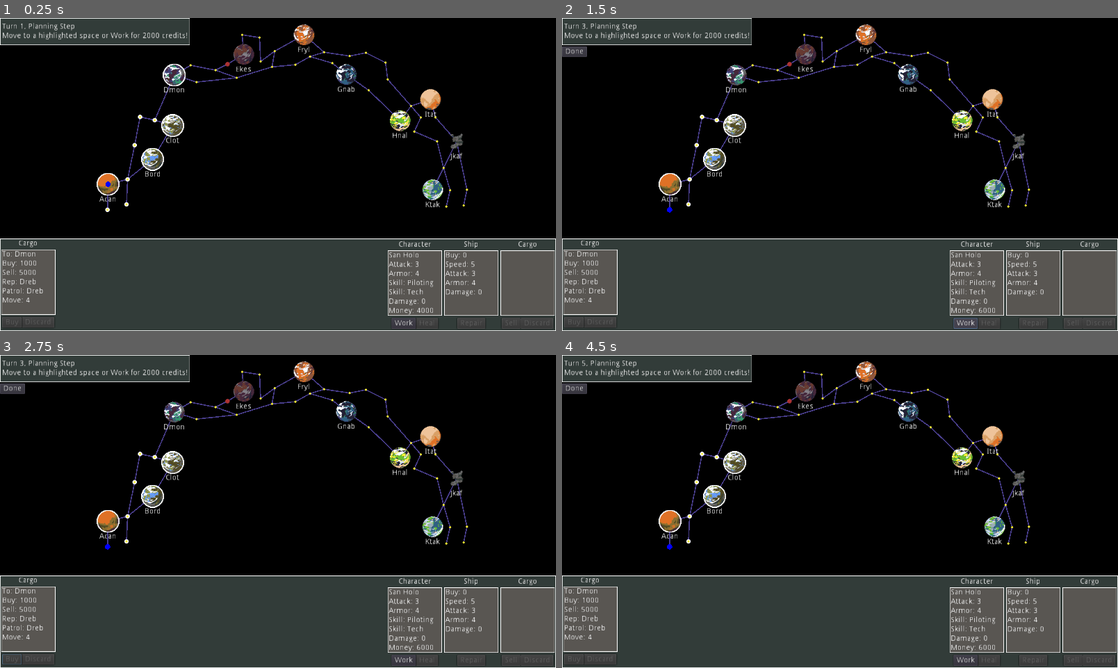
Above: before the commit, frames 1-4 (two rows, left to right).
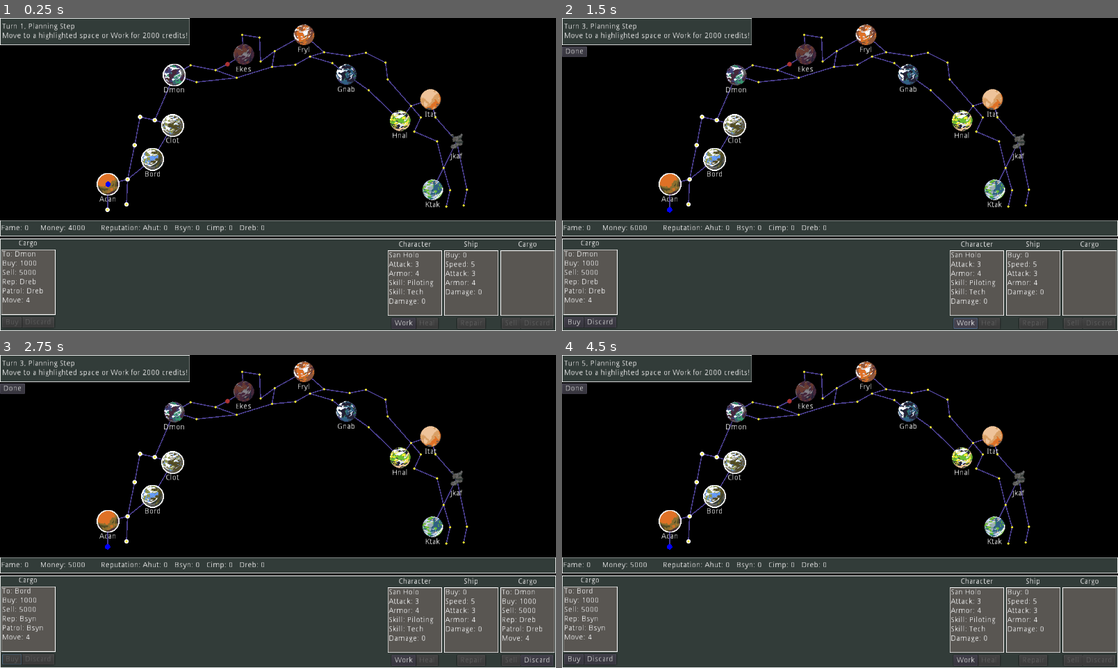
Above: after the commit, the same moments.

Repository: kosinaz/20-parsecs
Game: Godot game, scene res://scenes/ingame.tscn
Same seed, same stepped clock (60 frames per second), same inputs: the game is played once before the commit and once after it.
Inputs (mouse positions are in pixels of both pictures, inside the frame that each line leads up to):
- Up to frame 1 (0.25 s): no input
- Up to frame 2 (1.5 s): click (667, 208) at 0.52 s; click "Work" at 1.25 s
- Up to frame 3 (2.75 s): click (11, 658) at 2 s, where only the run after the commit has a clickable "Buy"
- Up to frame 4 (4.5 s): click (1101, 661) at 2.75 s, where only the run after the commit has a clickable "Discard"; click "Done" at 3.5 s; click (667, 545) at 4.27 s

The runs differ from the first frame. In frame 1, 5.2% of the frame differs, in the area x 0-100%, y 64-95%; in frame 2, 5.2%; in frame 3, 5.5%, in the area x 0-100%, y 64-99%; in frame 4, 5.3%.

Commit message:
add reputation hud

Diff:
--- a/20 Parsecs/scenes/character.gd
+++ b/20 Parsecs/scenes/character.gd
@@ -2,7 +2,6 @@
 
 var _data = {}
 var damage = 0
-var money = 0
 
 func setup(data):
 	_data = data
@@ -14,19 +13,7 @@
 		$"%Label".text += "Skill: " + str(_data.skill2) + "\n"
 	if _data.has("skill3"):
 		$"%Label".text += "Skill: " + str(_data.skill3) + "\n"
-	$"%Label".text += "Damage: " + str(damage) + "\n"
-	$"%Label".text += "Money: " + str(money) + ""
+	$"%Label".text += "Damage: " + str(damage)
 
 func get_data():
 	return _data
-
-func get_money():
-	return money
-
-func increase_money(amount):
-	money += amount
-	setup(_data)
-
-func decrease_money(amount):
-	money -= amount
-	setup(_data)
--- a/20 Parsecs/scenes/ingame.gd
+++ b/20 Parsecs/scenes/ingame.gd
@@ -5,6 +5,7 @@
 var turn = 1
 var planets = [3, 5, 9, 10, 14, 22, 28, 34, 35, 37, 42]
 var planet_names = []
+var bought = false
 
 func _ready():
 	for space in $Spaces.get_children():
@@ -26,7 +27,7 @@
 	market_cargos.shuffle()
 	$"%MarketCargo".setup(market_cargos[0])
 	$"%Character".setup(Characters.new().deck[0])
-	$"%Character".increase_money(4000)
+	$"%Player".increase_money(4000)
 	$"%Ship".setup(Ships.new().deck[0])
 	start_planning()
 
@@ -72,10 +73,21 @@
 	else:
 		$"%TurnIndicator".text = "Turn " + str(turn) + ", Action Step\n"
 		$"%TurnIndicator".text += "Perform any number or no actions, then press Done!"
-		$"%MarketCargoBuy".disabled = $"%Player".current_space.get_node("Label").text == $"%MarketCargo".get_to()
-		print($"%MarketCargoBuy".disabled)
+	bought = false
+	update_market_actions()
+	$"%MarketCargoDiscard".disabled = false
+
+func update_market_actions():
+	$"%MarketCargoBuy".disabled = bought
+	if $"%Player".current_space.get_node("Label").text == $"%MarketCargo".get_to():
+		$"%MarketCargoBuy".disabled = true
+	if $"%ShipCargo".get_to() != "":
+		$"%ShipCargoDiscard".disabled = false
+		$"%MarketCargoBuy".disabled = true
 		$"%ShipCargoSell".disabled = $"%Player".current_space.get_node("Label").text != $"%ShipCargo".get_to()
-		$"%MarketCargoDiscard".disabled = false
+	else:
+		$"%ShipCargoSell".disabled = true
+		$"%ShipCargoDiscard".disabled = true
 
 func start_encounter():
 	start_turn()
@@ -94,27 +106,33 @@
 	start_encounter()
 
 func _on_market_cargo_buy_pressed():
-	$"%Character".decrease_money(market_cargos[0].buy)
+	$"%Player".decrease_money(market_cargos[0].buy)
 	$"%ShipCargo".setup(market_cargos[0])
 	market_cargos.pop_front()
 	$"%MarketCargo".setup(market_cargos[0])
-	$"%MarketCargoBuy".disabled = true
+	bought = true
+	update_market_actions()
 	$"%MarketCargoDiscard".disabled = true
 
 func _on_market_cargo_discard_pressed():
 	market_cargos.append(market_cargos.pop_front())
 	$"%MarketCargo".setup(market_cargos[0])
+	update_market_actions()
 	$"%MarketCargoDiscard".disabled = true
 
 func _on_ship_cargo_sell_pressed():
-	$"%Character".increase_money($"%ShipCargo".get_data().sell)
+	$"%Player".increase_money($"%ShipCargo".get_data().sell)
+	print($"%ShipCargo".get_data().rep)
+	$"%Player".increase_reputation($"%ShipCargo".get_data().rep)
 	_on_ship_cargo_discard_pressed()
 	$"%ShipCargoSell".disabled = true
+	update_market_actions()
 
 func _on_ship_cargo_discard_pressed():
 	market_cargos.append($"%ShipCargo".get_data())
 	$"%ShipCargo".clear()
+	update_market_actions()
 
 func _on_work_pressed():
-	$"%Character".increase_money(2000)
+	$"%Player".increase_money(2000)
 	start_action()
--- a/20 Parsecs/scenes/ingame.tscn
+++ b/20 Parsecs/scenes/ingame.tscn
@@ -32,6 +32,7 @@
 [ext_resource path="res://scenes/ship.tscn" type="PackedScene" id=30]
 [ext_resource path="res://scenes/character.tscn" type="PackedScene" id=31]
 [ext_resource path="res://images/hud-top.png" type="Texture" id=32]
+[ext_resource path="res://images/hud-center.png" type="Texture" id=33]
 
 [node name="Map" type="Node2D"]
 script = ExtResource( 3 )
@@ -400,6 +401,41 @@
 margin_right = 46.0
 margin_bottom = 72.0
 text = "Done"
+
+[node name="HudCenter" type="TextureRect" parent="CanvasLayer"]
+anchor_left = 0.5
+anchor_top = 1.0
+anchor_right = 0.5
+anchor_bottom = 1.0
+margin_left = -512.0
+margin_top = -204.0
+margin_right = 512.0
+margin_bottom = -174.0
+texture = ExtResource( 33 )
+
+[node name="Fame" type="Label" parent="CanvasLayer/HudCenter"]
+unique_name_in_owner = true
+margin_left = 2.0
+margin_top = 8.0
+margin_right = 53.0
+margin_bottom = 22.0
+text = "Fame: 0"
+
+[node name="Money" type="Label" parent="CanvasLayer/HudCenter"]
+unique_name_in_owner = true
+margin_left = 74.0
+margin_top = 8.0
+margin_right = 133.0
+margin_bottom = 22.0
+text = "Money: 0"
+
+[node name="Reputation" type="Label" parent="CanvasLayer/HudCenter"]
+unique_name_in_owner = true
+margin_left = 186.0
+margin_top = 8.0
+margin_right = 255.0
+margin_bottom = 22.0
+text = "Reputation: Ahut: 0   Bsyn: 0   Cimp: 0   Dreb: 0"
 
 [node name="Hud" type="TextureRect" parent="CanvasLayer"]
 anchor_left = 0.5
@@ -617,7 +653,7 @@
 disabled = true
 text = "Sell"
 
-[node name="ShipCargoDiscard2" type="Button" parent="CanvasLayer/Character/HBoxContainer/CargoContainer/HBoxContainer"]
+[node name="ShipCargoDiscard" type="Button" parent="CanvasLayer/Character/HBoxContainer/CargoContainer/HBoxContainer"]
 unique_name_in_owner = true
 margin_left = 37.0
 margin_right = 97.0
@@ -630,7 +666,7 @@
 [connection signal="pressed" from="CanvasLayer/Market/HBoxContainer/VBoxContainer/HBoxContainer/MarketCargoDiscard" to="." method="_on_market_cargo_discard_pressed"]
 [connection signal="pressed" from="CanvasLayer/Character/HBoxContainer/CharacterContainer/HBoxContainer/Work" to="." method="_on_work_pressed"]
 [connection signal="pressed" from="CanvasLayer/Character/HBoxContainer/CargoContainer/HBoxContainer/ShipCargoSell" to="." method="_on_ship_cargo_sell_pressed"]
-[connection signal="pressed" from="CanvasLayer/Character/HBoxContainer/CargoContainer/HBoxContainer/ShipCargoDiscard2" to="." method="_on_ship_cargo_discard_pressed"]
+[connection signal="pressed" from="CanvasLayer/Character/HBoxContainer/CargoContainer/HBoxContainer/ShipCargoDiscard" to="." method="_on_ship_cargo_discard_pressed"]
 
 [editable path="Spaces/Space3"]
 [editable path="Spaces/Space5"]
--- a/20 Parsecs/scenes/player.gd
+++ b/20 Parsecs/scenes/player.gd
@@ -1,6 +1,45 @@
 extends Node2D
 
 var current_space = 0
+var fame = 0
+var money = 0
+var ahut = 0
+var bsyn = 0
+var cimp = 0
+var dreb = 0
 
 func _draw():
 	draw_circle(Vector2(), 5, Color.blue)
+
+func get_money():
+	return money
+
+func increase_money(amount):
+	money += amount
+	$"%Money".text = "Money: " + str(money)
+
+func decrease_money(amount):
+	money -= amount
+	$"%Money".text = "Money: " + str(money)
+
+func increase_reputation(reputation):
+	if reputation == "Ahut" and ahut < 1:
+		ahut += 1
+	if reputation == "Bsyn" and bsyn < 1:
+		bsyn += 1
+	if reputation == "Cimp" and cimp < 1:
+		cimp += 1
+	if reputation == "Dreb" and dreb < 1:
+		dreb += 1
+	$"%Reputation".text = "Reputation: Ahut: " + str(ahut) + "   Bsyn: " + str(bsyn) + "   Cimp: " + str(cimp) + "   Dreb: " + str(dreb)
+
+func decrease_reputation(reputation):
+	if reputation == "Ahut" and ahut > -1:
+		ahut -= 1
+	if reputation == "Bsyn" and bsyn > -1:
+		bsyn -= 1
+	if reputation == "Cimp" and cimp > -1:
+		cimp -= 1
+	if reputation == "Dreb" and dreb > -1:
+		dreb -= 1
+	$"%Reputation".text = "Reputation: Ahut: " + str(ahut) + "   Bsyn: " + str(bsyn) + "   Cimp: " + str(cimp) + "   Dreb: " + str(dreb)
Binary file added: 20 Parsecs/images/hud-center.png
Not shown, added: 20 Parsecs/images/hud-center.png.import
Not shown: 1 places in 20 Parsecs/scenes/ingame.tscn that only renumber resources
